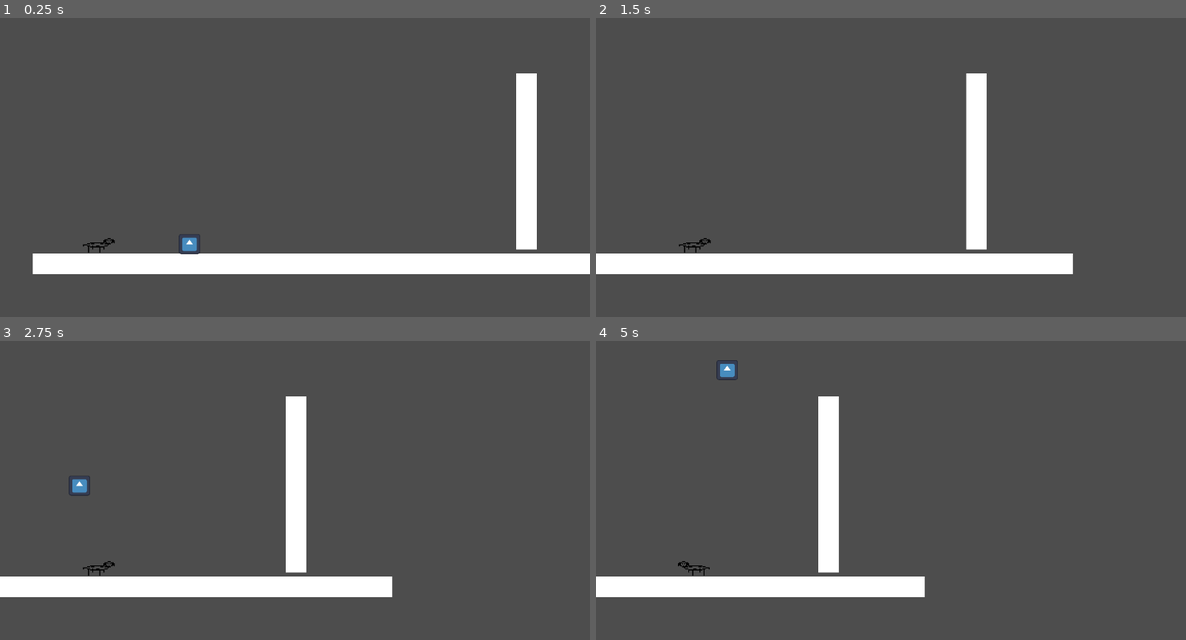
Above: before the commit, frames 1-4 (two rows, left to right).
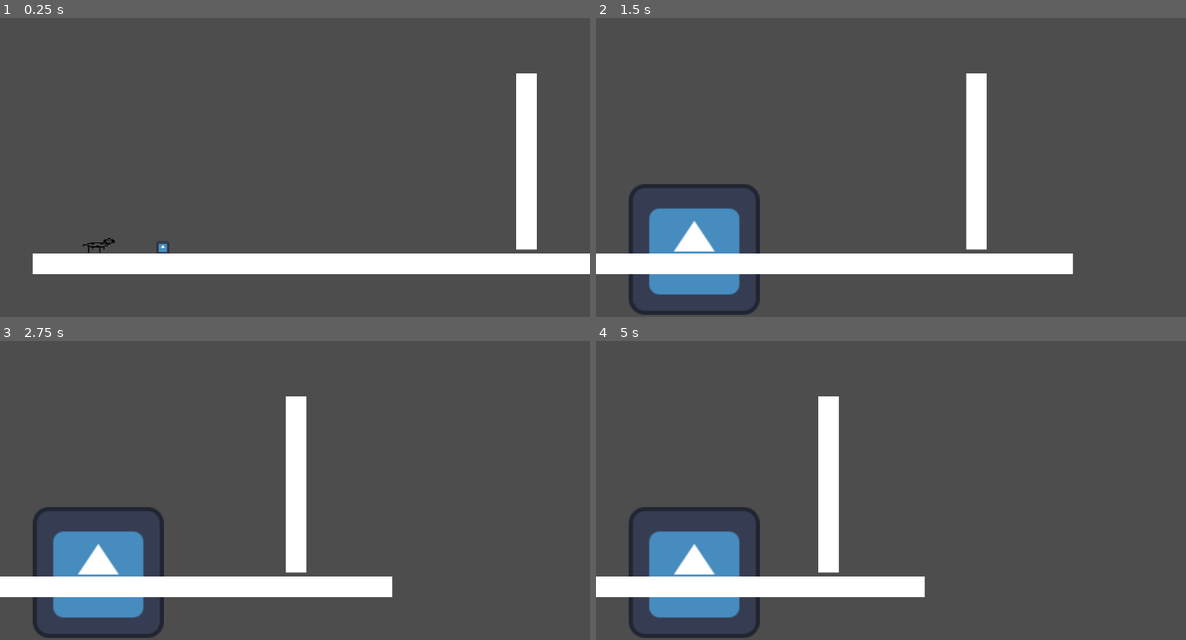
Above: after the commit, the same moments.

Repository: antonin-tarrade/SausageSerenity
Game: Godot game, scene res://Scenes/main_test_chien.tscn
The game is run twice, just before and just after one commit, with the same random seed, the same clock (stepped at 60 frames per second) and the same inputs. The engine's default icon, where the game draws it, is replaced by a stand-in: a white triangle on a blue panel in a dark square.
Inputs:
- Up to frame 1 (0.25 s): no input
- Up to frame 2 (1.5 s): tap Enter at 0.5 s; hold E (bark, bound only before the commit) 0.53-1.28 s; hold Right (ui_right) from 0.53 s (still down); tap Up (ui_up) at 0.77 s; tap E (bark, bound only before the commit) at 1.35 s
- Up to frame 3 (2.75 s): tap Up (ui_up) at 1.52 s; release Right (ui_right) at 2.03 s; hold Left (ui_left) from 2.03 s (still down); hold W (charger) from 2.03 s (still down); tap E (bark, bound only before the commit) at 2.3 s
- Up to frame 4 (5 s): release Left (ui_left) at 2.78 s; release W (charger) at 2.78 s; hold Right (ui_right) 2.78-4.28 s; tap Q (extend) at 2.85 s; tap Up (ui_up) at 3.02, 3.77, 4.52 s; tap E (bark, bound only before the commit) at 3.05, 4.35 s; hold E (bark, bound only before the commit) 3.53-4.28 s; tap Space at 4.25 s; hold Left (ui_left) from 4.28 s (still down)

The runs differ from the first frame. In frame 1, 0.2% of the frame differs, in the area x 26-34%, y 72-80%; in frame 2, 4.5%; in frame 3, 4.7%, in the area x 5-28%, y 45-100%; in frame 4, 4.7%.
Error after the commit: Invalid call. Nonexistent function 'instance' in base 'PackedScene'. (res://Scenes/chien_saucisse.gd:176)

Commit message:
ObjectUp

Diff:
--- a/Objet.gd
+++ b/Objet.gd
@@ -1,3 +1,4 @@
+class_name Objet
 extends RigidBody2D
 
 
@@ -17,7 +18,7 @@
 
 # Variable du chien
 
-@onready var dog = get_node("../chiensaucisse")
+@onready var dog = $"../ChienSaucisse"
 var dog_mouth_pos = Vector2(0,0)
 
 func _ready():
@@ -26,7 +27,7 @@
 
 
 
-func on_taken_action_pressed() :
+func PickUp() :
 	print("press")
 	if isTakable :
 		dog.itemTaken(iteminfo)
@@ -39,8 +40,3 @@
 	self.isDestroyable = iteminfo.isDestroyable
 	#Set sprite
 	self.itemTexture.texture = iteminfo.icon
-
-
-
-func _on_chiensaucisse_action_pressed():
-	pass # Replace with function body.
--- a/Scenes/chien_saucisse.gd
+++ b/Scenes/chien_saucisse.gd
@@ -10,9 +10,16 @@
 @onready var sprite: Sprite2D = $Sprite2D
 @onready var a_tree: AnimationTree = $AnimationTree
 @onready var c_shape: CollisionShape2D = $CollisionShape2D
+@onready var zonePickUp : Area2D = $ZoneDePick
+@onready var objetBouche : Sprite2D = $ObjetBouche
 
 const normal_size: Vector2 = Vector2(32, 24)
 const normal_position: Vector2 = Vector2(0, -8)
+
+# Variable Item
+
+var objetGenerique : PackedScene = preload("res://Scenes/objet.tscn")
+var iteminfo : Item = null
 
 # Get the gravity from the project settings to be synced with RigidBody nodes.
 var gravity = ProjectSettings.get_setting("physics/2d/default_gravity")
@@ -127,11 +134,16 @@
 func _input(event):
 	if event.is_action_pressed("charger"):
 		timer.start()
-	elif event.is_action_pressed("bark"):
-		for bodies : PhysicsBody2D in zoneBarking.get_overlapping_bodies():
-			if bodies is RigidBody2D :
-				print("wesh")
-				bodies.apply_central_impulse(Vector2(3.0, -30.0)*40)
+#	elif event.is_action_pressed("bark"):
+#		for bodies : PhysicsBody2D in zoneBarking.get_overlapping_bodies():
+#			if bodies is RigidBody2D :
+#				print("wesh")
+#				bodies.apply_central_impulse(Vector2(3.0, -30.0)*40)
+	elif event.is_action_pressed("interact"):
+		if iteminfo == null :
+			PickUp()
+		else :
+			Drop()
 
 
 func frapper(f : float):
@@ -144,3 +156,27 @@
 
 func frapperFin():
 	frapper(0.0)
+
+func PickUp() :
+	print("pickup")
+	for objet : PhysicsBody2D in zonePickUp.get_overlapping_bodies() :
+		if objet is RigidBody2D :
+
+			if objet.isTakable :
+				objet.PickUp()
+				print("pick")
+				break
+
+func itemTaken(infoitem) :
+	iteminfo = infoitem
+	objetBouche.texture = iteminfo.icon
+
+func Drop() :
+	if iteminfo != null :
+		var item = objetGenerique.instance()
+		item.iteminfo = iteminfo
+		item.global_position = global_position
+		get_parent().add_child(item)
+		iteminfo = null
+		objetBouche.texture = null
+		print("drop")
--- a/Scenes/chien_saucisse.tscn
+++ b/Scenes/chien_saucisse.tscn
@@ -96,6 +96,9 @@
 [sub_resource type="CircleShape2D" id="CircleShape2D_n7i5e"]
 radius = 115.0
 
+[sub_resource type="CircleShape2D" id="CircleShape2D_twdvm"]
+radius = 18.2483
+
 [node name="ChienSaucisse" type="CharacterBody2D"]
 script = ExtResource("1_f1xf0")
 
@@ -134,6 +137,7 @@
 one_shot = true
 
 [node name="ZoneDeFrappe" type="Area2D" parent="."]
+visible = false
 collision_layer = 0
 collision_mask = 2
 
@@ -145,6 +149,7 @@
 position = Vector2(11, -7)
 
 [node name="Barking" type="Area2D" parent="."]
+visible = false
 collision_layer = 0
 collision_mask = 6
 
@@ -152,4 +157,14 @@
 position = Vector2(11, -7)
 shape = SubResource("CircleShape2D_n7i5e")
 
+[node name="ZoneDePick" type="Area2D" parent="."]
+collision_layer = 0
+collision_mask = 2
+
+[node name="CollisionShape2D" type="CollisionShape2D" parent="ZoneDePick"]
+position = Vector2(12, -7)
+shape = SubResource("CircleShape2D_twdvm")
+
+[node name="ObjetBouche" type="Sprite2D" parent="."]
+
 [connection signal="timeout" from="Chargement" to="." method="frapperFin"]
--- a/Scenes/main_test_chien.tscn
+++ b/Scenes/main_test_chien.tscn
@@ -1,7 +1,7 @@
-[gd_scene load_steps=6 format=3 uid="uid://ex2xqr8l518"]
+[gd_scene load_steps=5 format=3 uid="uid://ex2xqr8l518"]
 
+[ext_resource type="PackedScene" uid="uid://bc5hiney5ut08" path="res://Scenes/objet.tscn" id="1_a4iwi"]
 [ext_resource type="PackedScene" uid="uid://cimdeld5rdie4" path="res://Scenes/chien_saucisse.tscn" id="1_hubqe"]
-[ext_resource type="Texture2D" uid="uid://b04ah1lbkvhin" path="res://icon.svg" id="2_hhppu"]
 
 [sub_resource type="RectangleShape2D" id="RectangleShape2D_k0xws"]
 size = Vector2(1152, 40)
@@ -9,12 +9,10 @@
 [sub_resource type="RectangleShape2D" id="RectangleShape2D_so7vu"]
 size = Vector2(40, 344)
 
-[sub_resource type="PhysicsMaterial" id="PhysicsMaterial_suwam"]
+[node name="main_test_chien" type="Node2D"]
 
-[sub_resource type="RectangleShape2D" id="RectangleShape2D_f2o4u"]
-size = Vector2(42, 38)
-
-[node name="main_test_chien" type="Node2D"]
+[node name="Objet2" parent="." instance=ExtResource("1_a4iwi")]
+position = Vector2(252, 580)
 
 [node name="ChienSaucisse" parent="." instance=ExtResource("1_hubqe")]
 position = Vector2(128, 592)
@@ -35,19 +33,6 @@
 offset_right = 576.0
 offset_bottom = 16.0
 
-[node name="RigidBody2D" type="RigidBody2D" parent="."]
-position = Vector2(306, 573)
-collision_layer = 2
-collision_mask = 2
-physics_material_override = SubResource("PhysicsMaterial_suwam")
-
-[node name="Sprite2D" type="Sprite2D" parent="RigidBody2D"]
-scale = Vector2(0.328125, 0.304687)
-texture = ExtResource("2_hhppu")
-
-[node name="CollisionShape2D" type="CollisionShape2D" parent="RigidBody2D"]
-shape = SubResource("RectangleShape2D_f2o4u")
-
 [node name="StaticBody2D2" type="StaticBody2D" parent="."]
 position = Vector2(960, 448)
 
--- a/objet.tscn
+++ b/Scenes/objet.tscn
@@ -8,6 +8,7 @@
 
 [node name="Objet" type="RigidBody2D"]
 position = Vector2(85, 432)
+collision_layer = 2
 script = ExtResource("1_3vh04")
 iteminfo = ExtResource("2_vye4x")
 
--- a/project.godot
+++ b/project.godot
@@ -27,7 +27,7 @@
 "events": [Object(InputEventKey,"resource_local_to_scene":false,"resource_name":"","device":-1,"window_id":0,"alt_pressed":false,"shift_pressed":false,"ctrl_pressed":false,"meta_pressed":false,"pressed":false,"keycode":0,"physical_keycode":87,"key_label":0,"unicode":122,"echo":false,"script":null)
 ]
 }
-bark={
+interact={
 "deadzone": 0.5,
 "events": [Object(InputEventKey,"resource_local_to_scene":false,"resource_name":"","device":-1,"window_id":0,"alt_pressed":false,"shift_pressed":false,"ctrl_pressed":false,"meta_pressed":false,"pressed":false,"keycode":0,"physical_keycode":69,"key_label":0,"unicode":101,"echo":false,"script":null)
 ]
Not shown: 1 places in Scenes/chien_saucisse.tscn that only renumber resources
